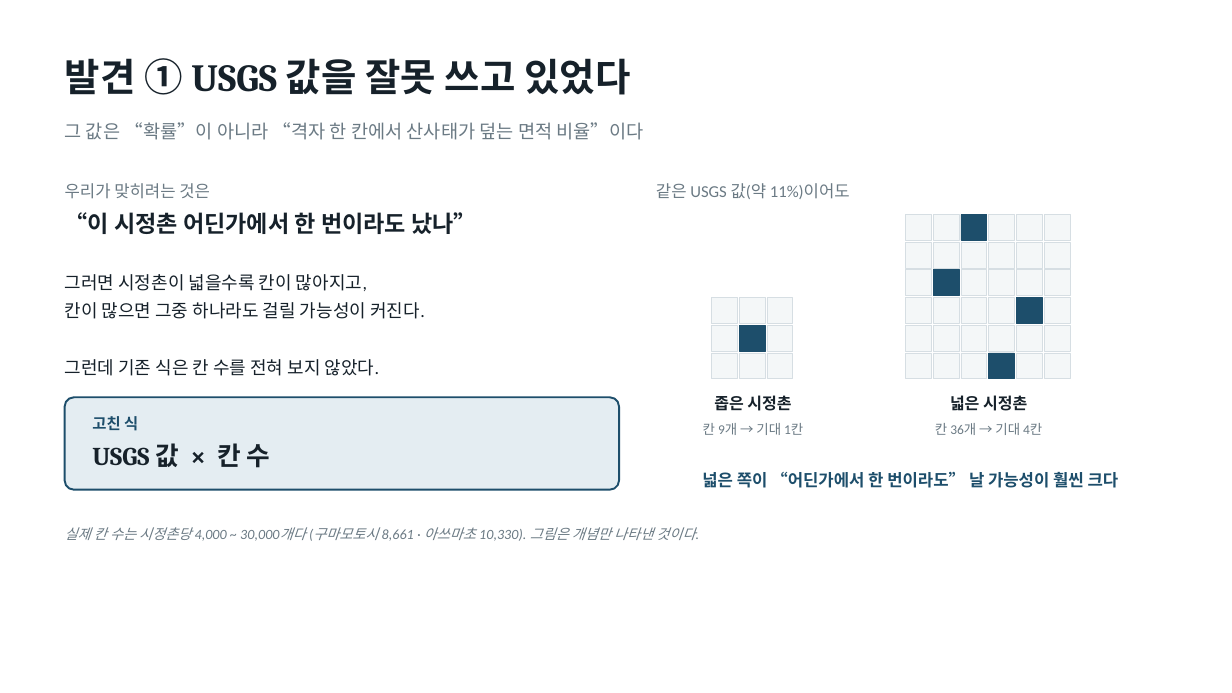
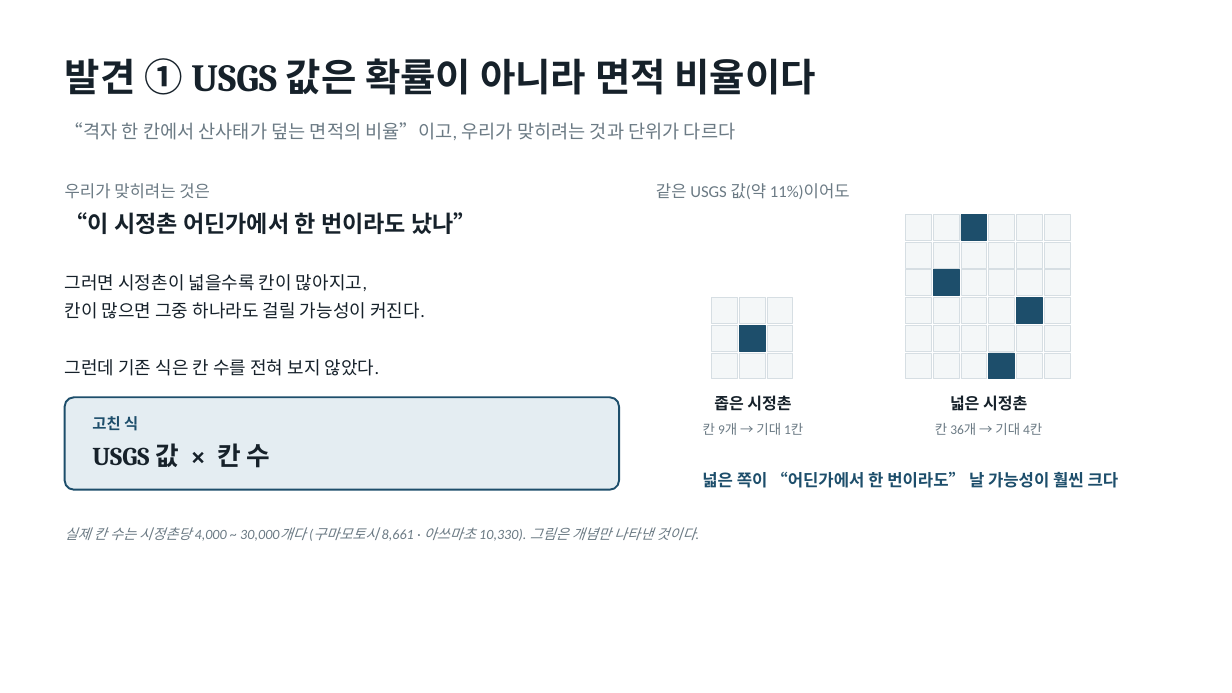
Before and after one commit to minji1217/pilotA, a slide deck: slide 5 of results/deck/LOEO_발표자료.pptx. Drawn at 1232x693 pixels with LibreOffice and Linux fonts; fonts in the diff are those of the drawing. Boxes give left, top, right and bottom in pixels: in the first picture for what was removed or moved away, otherwise in the second. Text is boxed around its words. In the diff, an @@ line names an element or a change of style, - is before the commit and + after.

```diff
--- a/results/deck/LOEO_발표자료.pptx
+++ b/results/deck/LOEO_발표자료.pptx
@@ text at box(65, 58, 817, 95): text changed @@
-발견 ① USGS 값을 잘못 쓰고 있었다
+발견 ① USGS 값은 확률이 아니라 면적 비율이다
@@ text at box(65, 122, 735, 140): text changed @@
-그 값은 “확률”이 아니라 “격자 한 칸에서 산사태가 덮는 면적 비율”이다
+“격자 한 칸에서 산사태가 덮는 면적의 비율”이고, 우리가 맞히려는 것과 단위가 다르다
```
Also in this commit, not shown: 1 other slide changed, 3 other files.
